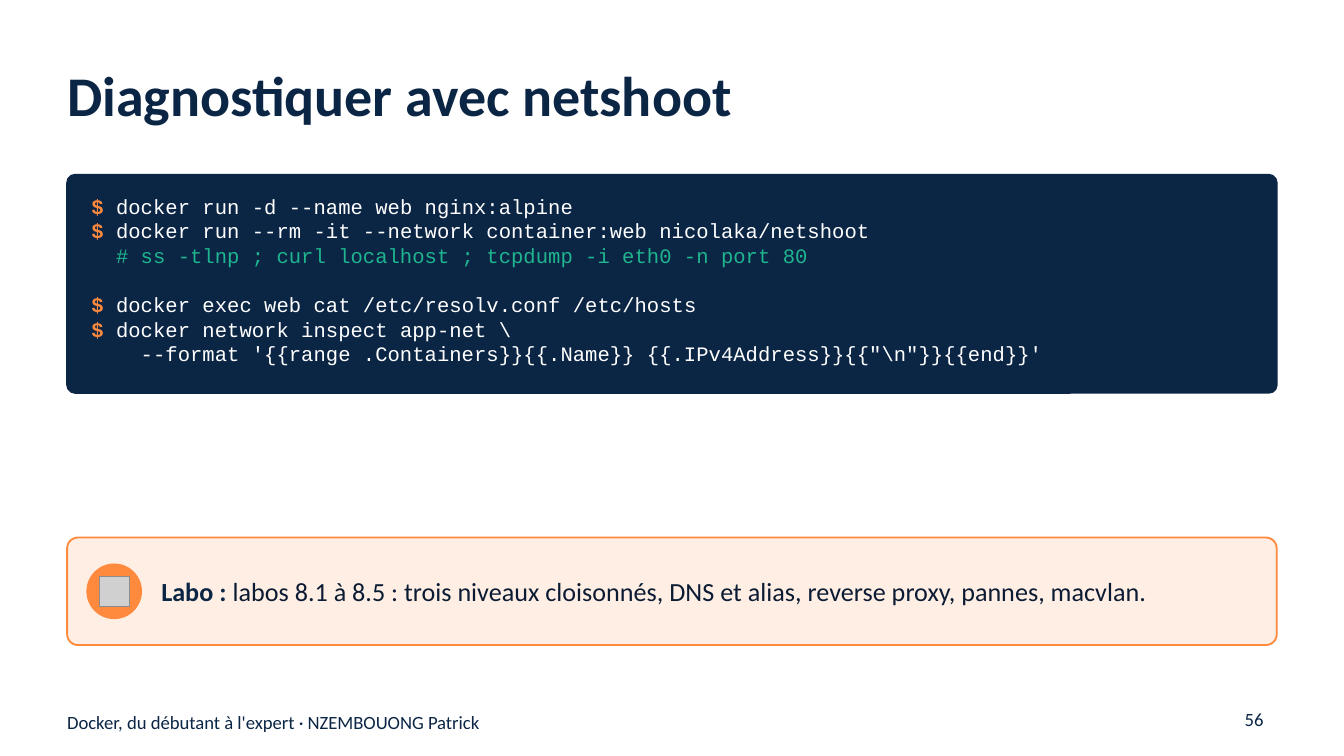
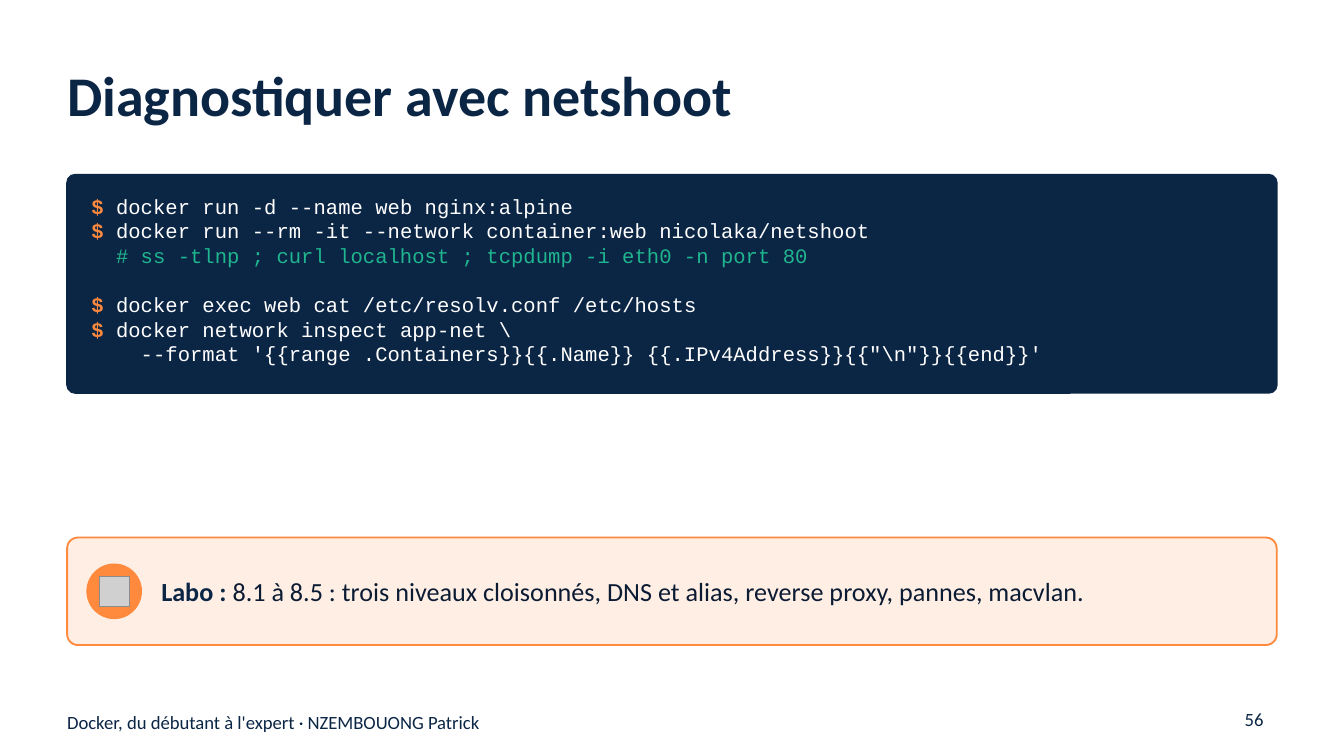
Before and after one commit to nzembouong18/Docker, a slide deck: slide 56 of support-de-cours/Docker-du-debutant-a-l-expert.pptx. Drawn at 1344x756 pixels with LibreOffice and Linux fonts; fonts in the diff are those of the drawing; grey boxes stand for pictures. Boxes give left, top, right and bottom in pixels: in the first picture for what was removed or moved away, otherwise in the second. Text is boxed around its words. In the diff, an @@ line names an element or a change of style, - is before the commit and + after.

```diff
--- a/support-de-cours/Docker-du-debutant-a-l-expert.pptx
+++ b/support-de-cours/Docker-du-debutant-a-l-expert.pptx
@@ text at box(161, 582, 1083, 606): text changed @@
-Labo : labos 8.1 à 8.5 : trois niveaux cloisonnés, DNS et alias, reverse proxy, pannes, macvlan.
+Labo : 8.1 à 8.5 : trois niveaux cloisonnés, DNS et alias, reverse proxy, pannes, macvlan.
```
Also in this commit, not shown: 15 other slides changed, 5 other files.
